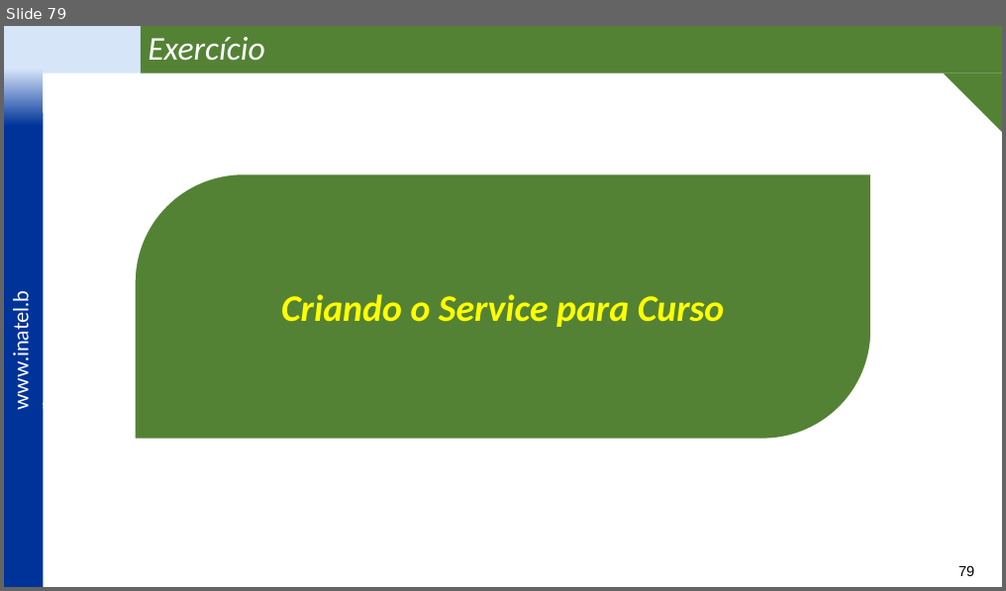
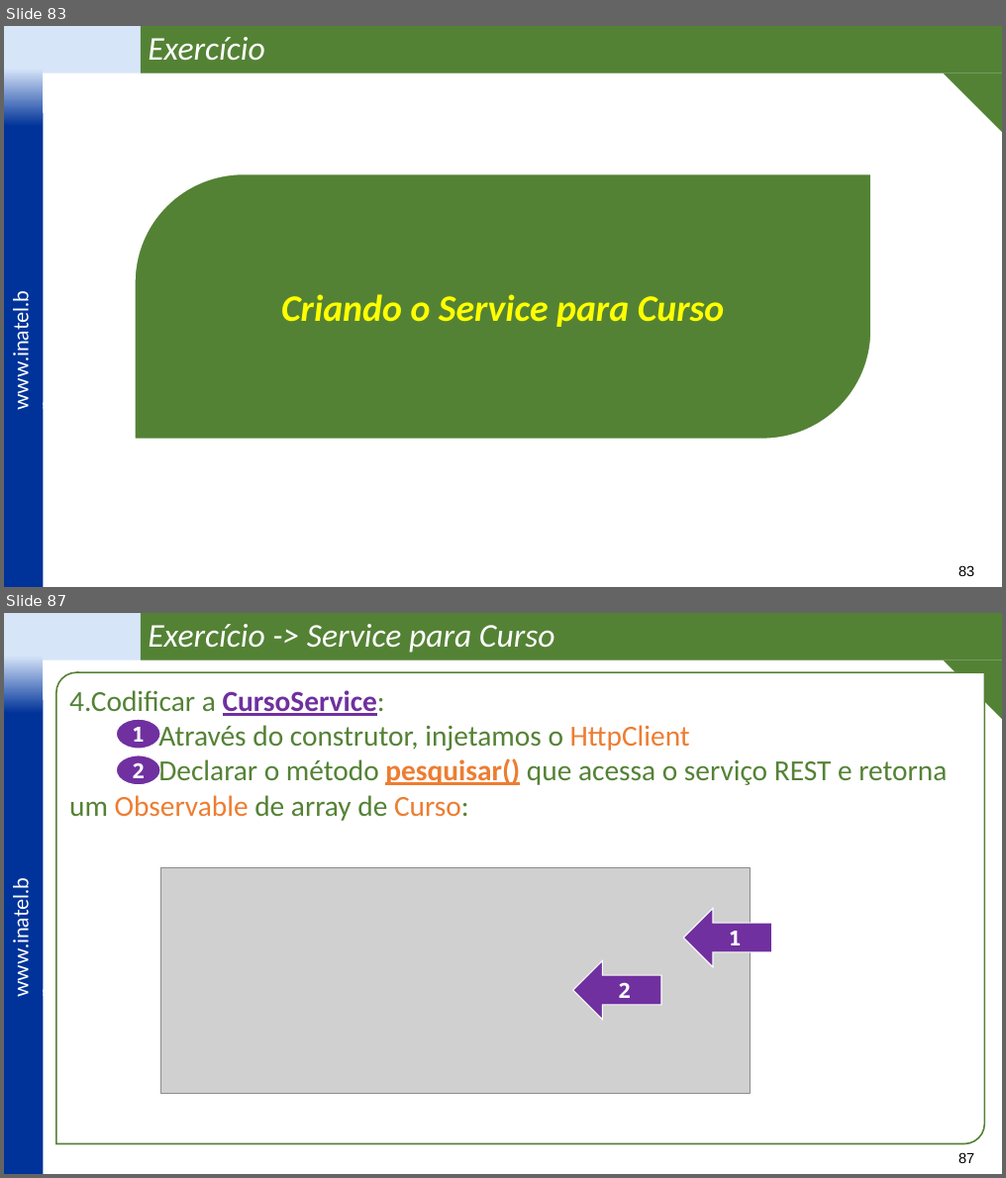
Before and after one commit to vitor-figueiredo/Lab_Angular, a slide deck: _docs/Lab_Angular - Frontend com Angular -v3.pptx. Shown one above the other, each under a label of ours: slide 79 before the commit, slides 83 and 87 after it; the slides between them are not shown. The pictures are 1006x591 and 1006x1178 pixels, drawn with LibreOffice and Linux fonts; fonts in the diff are those of the drawing; grey boxes stand for pictures; background and template pictures are left out. Boxes give left, top, right and bottom in pixels: in the first picture for what was removed or moved away, otherwise in the second. Text is boxed around its words. In the diff, an @@ line names an element or a change of style, - is before the commit and + after.

```diff
--- a/_docs/Lab_Angular - Frontend com Angular -v3.pptx
+++ b/_docs/Lab_Angular - Frontend com Angular -v3.pptx
@@ slide 87 added at [4, 613, 1002, 1174], background #FFFFFF; not listed: 5 template elements that a slide beside it also shows @@
@@ rectangle added at [141, 613, 1002, 661], fill #548235, 32 pt, text #FFFFFF, italic @@
+Exercício -> Service para Curso
@@ triangle added at [944, 661, 1002, 719], fill #548235 @@
@@ round diag rect added at [56, 672, 985, 1145], fill #FFFFFF, outline #548235 1.5 pt, 28 pt, text #548235 @@
+4.Codificar a CursoService:
+>Através do construtor, injetamos o HttpClient
+>Declarar o método pesquisar() que acessa o serviço REST e retorna um Observable de array de Curso:
@@ ellipse added at [116, 719, 160, 749], fill #7030A0, outline #FFFFFF 1 pt, 20 pt, text #FFFFFF, bold @@
+1
@@ ellipse added at [116, 756, 160, 784], fill #7030A0, outline #FFFFFF 1 pt, 20 pt, text #FFFFFF, bold @@
+2
@@ picture added at [160, 868, 749, 1094] @@
@@ left arrow added at [684, 909, 772, 967], fill #7030A0, outline #FFFFFF 1 pt, 20 pt, text #FFFFFF, bold @@
+1
@@ left arrow added at [573, 961, 661, 1020], fill #7030A0, outline #FFFFFF 1 pt, 20 pt, text #FFFFFF, bold @@
+2
@@ what was slide 79 is now slide 83 @@
@@ page number at [958, 566, 974, 576]: text changed @@
-79
+83
```
Also in this commit, not shown: 14 slides changed, 25 other slides added, 2 slides removed, 31 other files.
